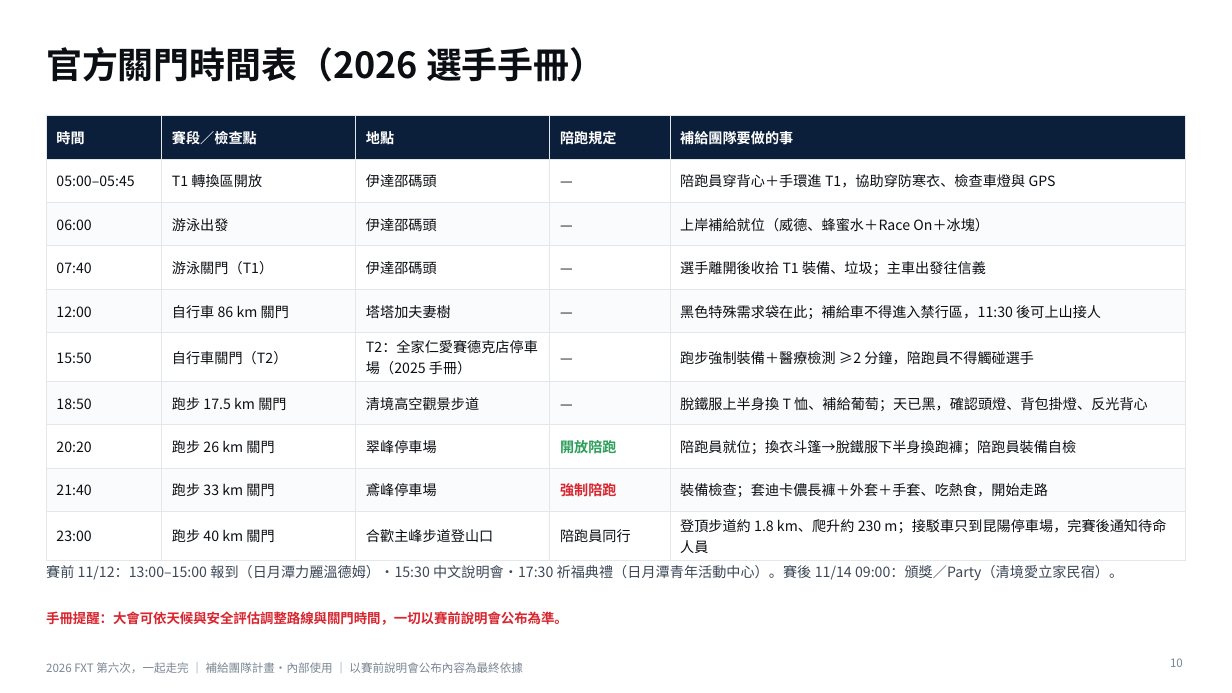
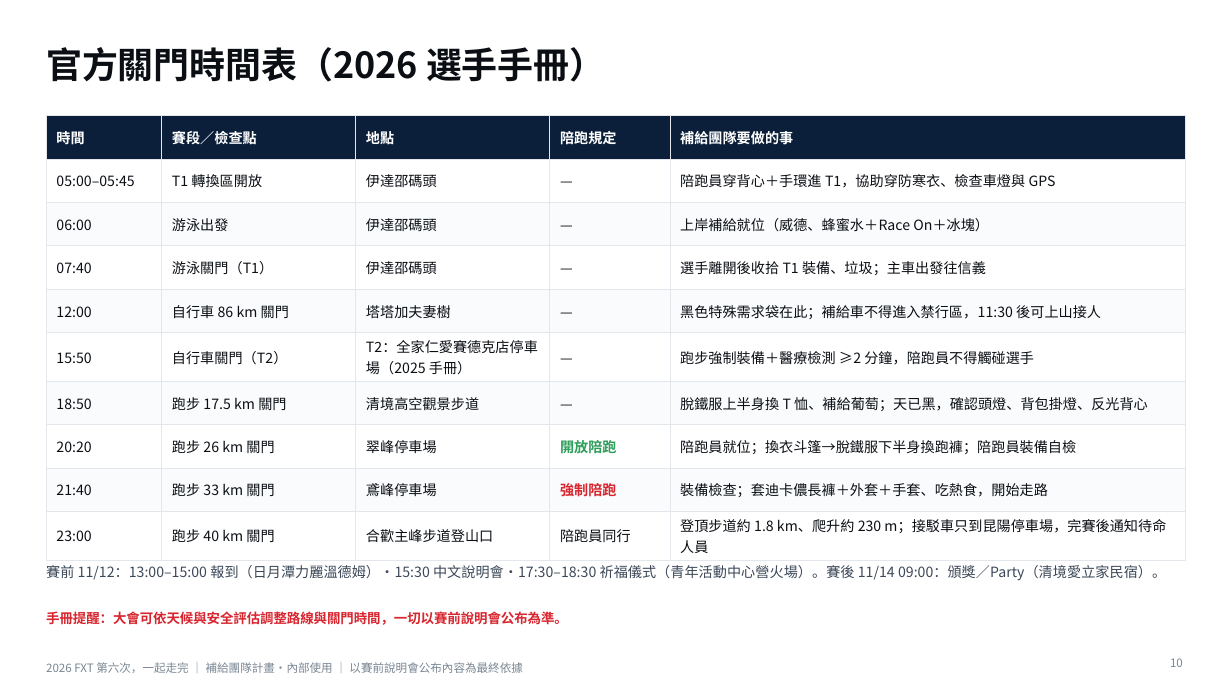
Before and after one commit to powermovebboy-sys/Race-site, a slide deck: slide 10 of deck/2026_FXT_第六次一起走完.pptx. Drawn at 1232x693 pixels with LibreOffice and Linux fonts; fonts in the diff are those of the drawing. Boxes give left, top, right and bottom in pixels: in the first picture for what was removed or moved away, otherwise in the second. Text is boxed around its words. In the diff, an @@ line names an element or a change of style, - is before the commit and + after.

```diff
--- a/deck/2026_FXT_第六次一起走完.pptx
+++ b/deck/2026_FXT_第六次一起走完.pptx
@@ text at (46, 565, 1166, 581): text changed @@
-賽前 11/12：13:00–15:00 報到（日月潭力麗溫德姆）・15:30 中文說明會・17:30 祈福典禮（日月潭青年活動中心）。賽後 11/14 09:00：頒獎／Party（清境愛立家民宿）。
+賽前 11/12：13:00–15:00 報到（日月潭力麗溫德姆）・15:30 中文說明會・17:30–18:30 祈福儀式（青年活動中心營火場）。賽後 11/14 09:00：頒獎／Party（清境愛立家民宿）。
```
Also in this commit, not shown: 1 other slide changed, 3 other files.
